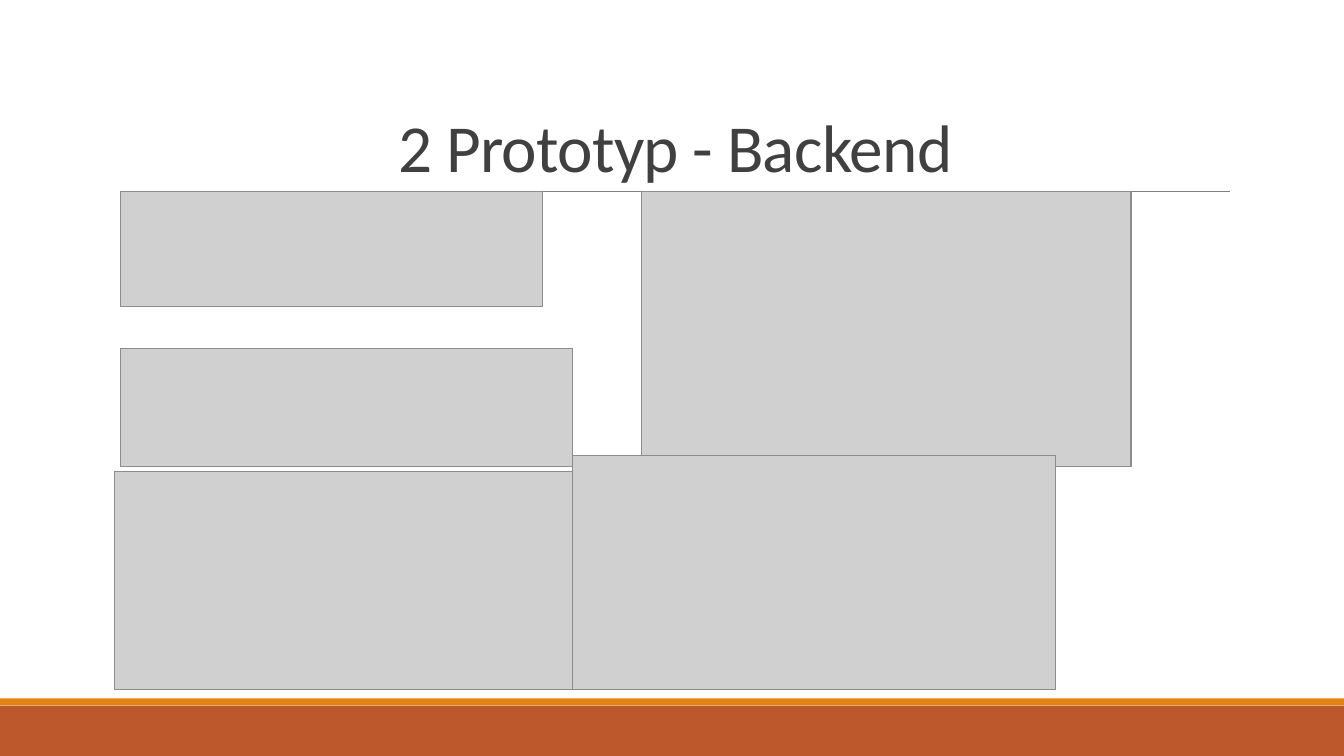
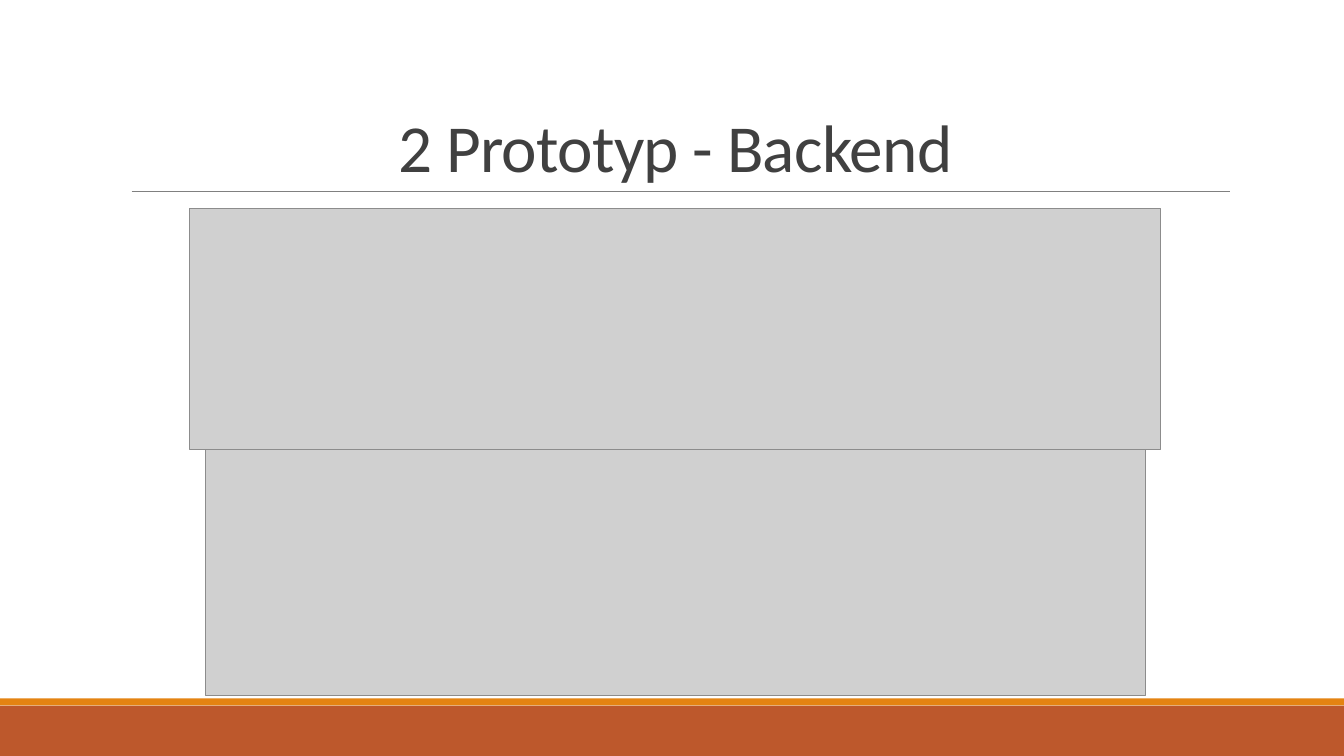
Before and after one commit to 43ndr1k/Digital-Text-Forensics, a slide deck: slide 8 of Zwischenpräsentation/Project Search Engine - Digital Text Forensix.pptx. Drawn at 1344x756 pixels with LibreOffice and Linux fonts; fonts in the diff are those of the drawing; grey boxes stand for pictures. Boxes give left, top, right and bottom in pixels: in the first picture for what was removed or moved away, otherwise in the second. Text is boxed around its words. In the diff, an @@ line names an element or a change of style, - is before the commit and + after.

```diff
--- a/Zwischenpräsentation/Project Search Engine - Digital Text Forensix.pptx
+++ b/Zwischenpräsentation/Project Search Engine - Digital Text Forensix.pptx
@@ picture: place and size @@
-picture at [121, 192, 542, 307]
+picture at [190, 209, 1160, 450]
@@ picture removed at [641, 192, 1131, 466] @@
@@ picture removed at [114, 471, 580, 690] @@
@@ picture: place and size @@
-picture at [121, 348, 573, 466]
+picture at [205, 450, 1145, 696]
@@ picture removed at [573, 456, 1056, 690] @@
```
Also in this commit, not shown: 1 other slide changed, 2 slides added.
